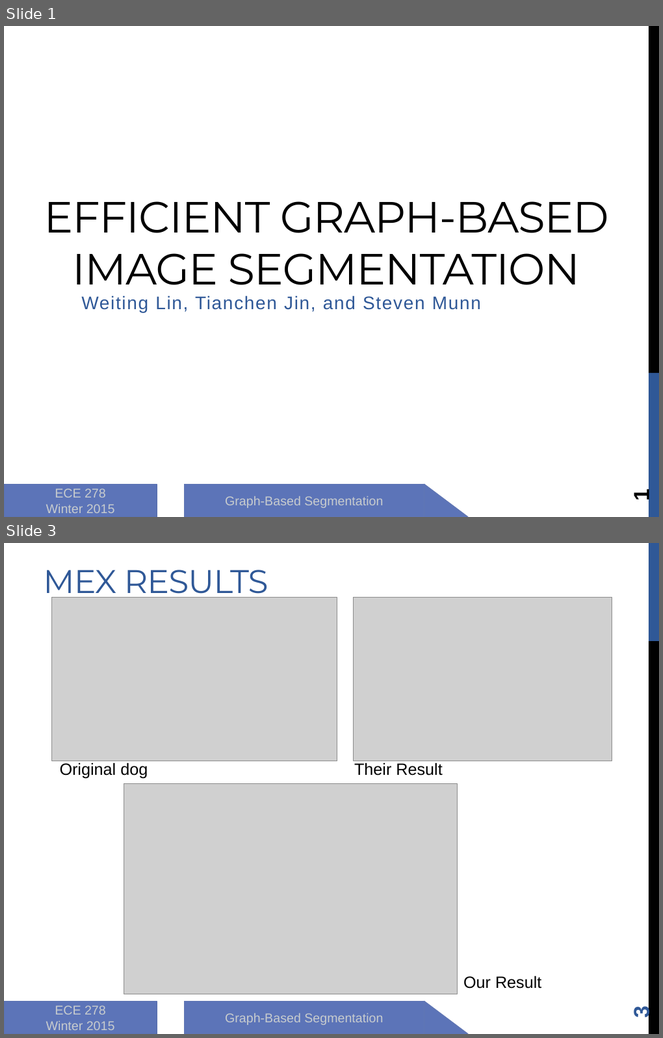
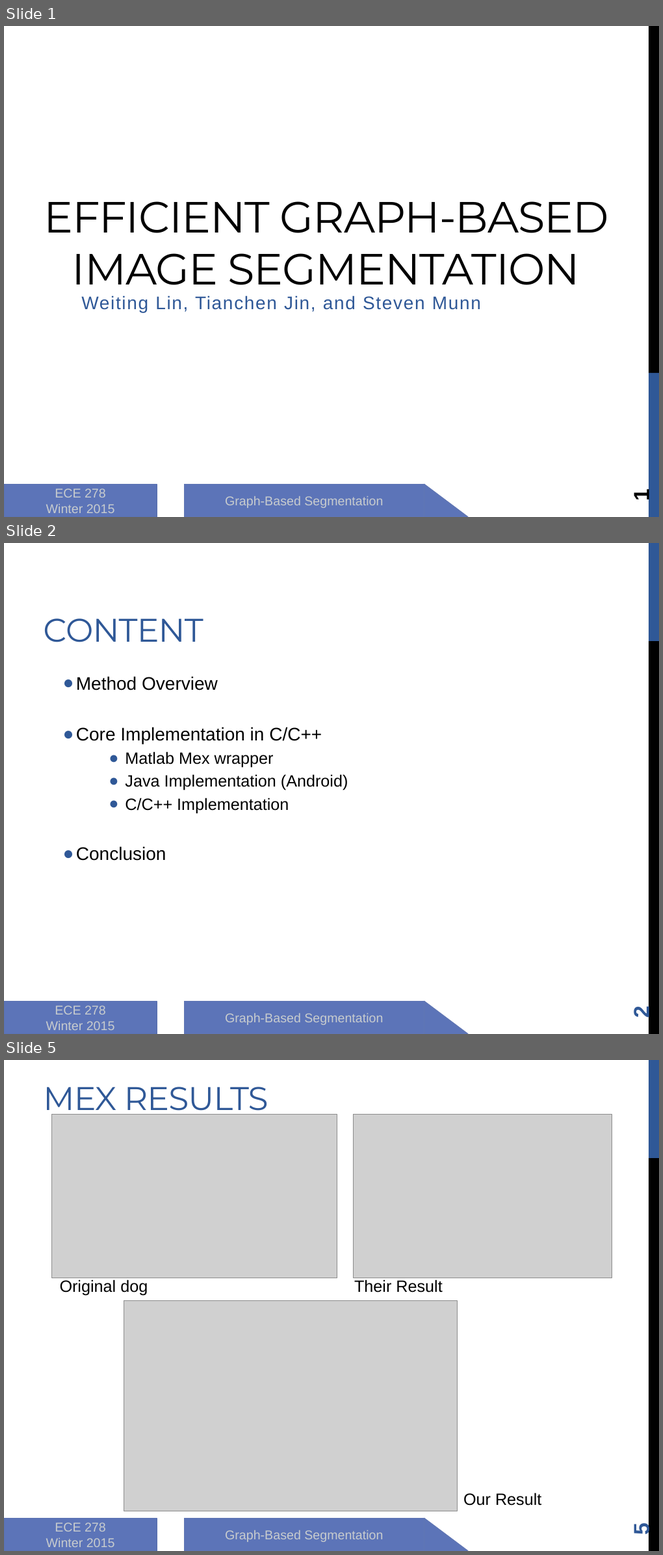
Before and after one commit to zhongguomeng/graph-based-segmentation, a slide deck: 8_report/presentation.pptx. Shown one above the other, each under a label of ours: slides 1 and 3 before the commit, slides 1, 2 and 5 after it; the slides between them are not shown. The pictures are 663x1038 and 663x1555 pixels, drawn with LibreOffice and Linux fonts; fonts in the diff are those of the drawing; grey boxes stand for pictures. Boxes give left, top, right and bottom in pixels: in the first picture for what was removed or moved away, otherwise in the second. Text is boxed around its words. In the diff, an @@ line names an element or a change of style, - is before the commit and + after.

```diff
--- a/8_report/presentation.pptx
+++ b/8_report/presentation.pptx
@@ slide 2 added at <box>4,543,659,1034</box>, background #FFFFFF; not listed: 2 template elements that a slide beside it also shows @@
@@ title added at <box>43,618,203,642</box>, 36 pt, text #2F5897 @@
+CONTENT
@@ text added at <box>76,676,348,861</box>, 18 pt, text #000000 @@
+  ● Method Overview
+  ● Core Implementation in C/C++
+    ● Matlab Mex wrapper
+    ● Java Implementation (Android)
+    ● C/C++ Implementation
+  ● Conclusion
@@ rectangle added at <box>4,1002,157,1034</box>, fill #5C74B8, outline #5C72B2 1 pt, 14 pt, text #C8CCCE @@
+ECE 278
+Winter 2015
@@ rectangle added at <box>184,1002,425,1034</box>, fill #5C74B8, outline #6076B4 1 pt, 14 pt, text #C8CCCE @@
+Graph-Based Segmentation
@@ right triangle added at <box>425,1002,469,1034</box>, fill #5C74B8, outline #6076B4 1 pt @@
@@ page number added at <box>629,1007,654,1019</box>, 24 pt, text #2F5897, bold @@
+2
@@ what was slide 3 is now slide 5 @@
@@ page number at <box>629,1524,654,1536</box>: text changed @@
-3
+5
```
Also in this commit, not shown: 1 slide changed, 1 other slide added.
